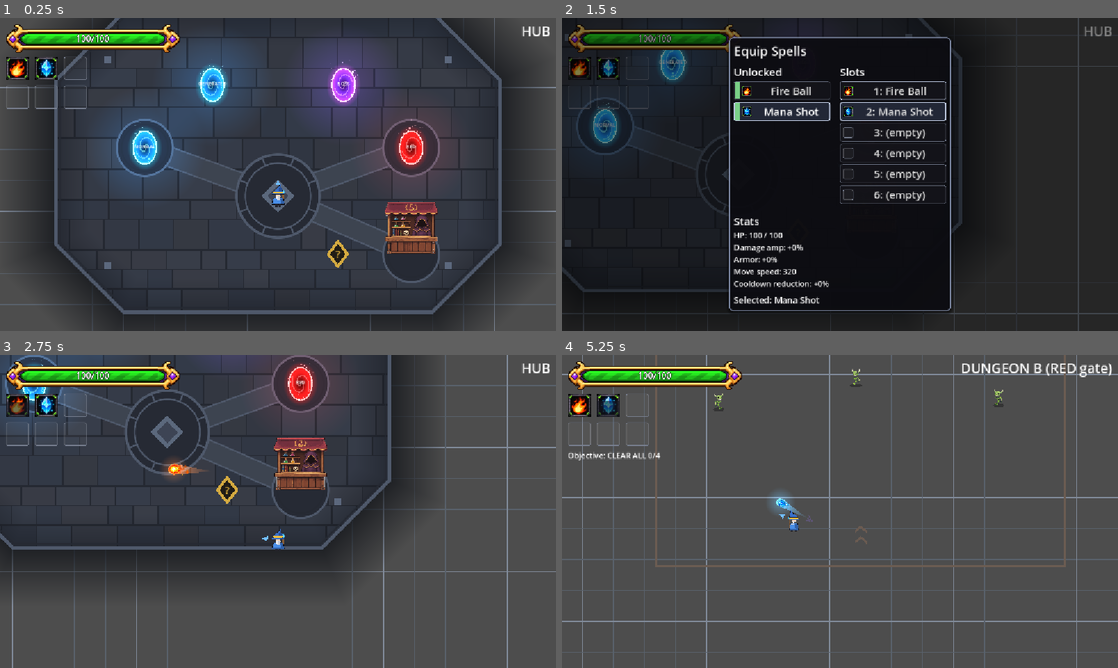
Above: before the commit, frames 1-4 (two rows, left to right).
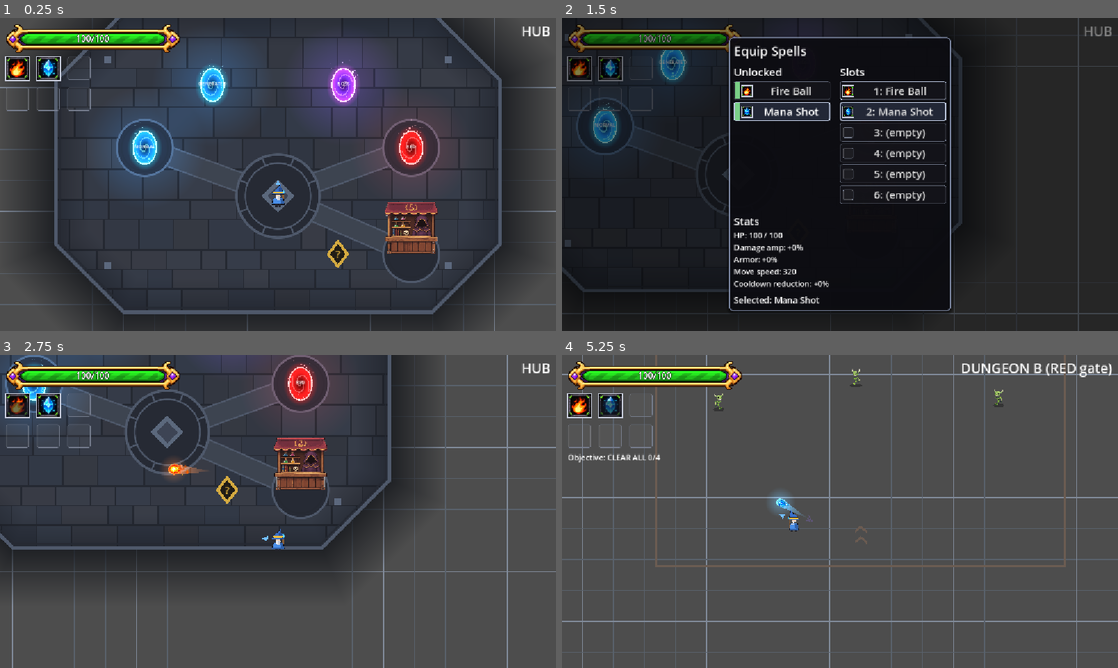
Above: after the commit, the same moments.

Repository: BestestGameStudio/gangU
Game: Godot game, scene res://scenes/main.tscn
The game is run twice, just before and just after one commit, with the same random seed, the same clock (stepped at 60 frames per second) and the same inputs.
Inputs (mouse positions are in pixels of both pictures, inside the frame that each line leads up to):
- Up to frame 1 (0.25 s): no input
- Up to frame 2 (1.5 s): tap Enter at 0.5 s; move the mouse to (962, 158) at 0.52 s; hold D (move_right) 0.53-1.25 s; hold Space (cast) 0.53-1.25 s; tap Tab (equip_panel) at 0.8 s; click "Mana Shot" at 1.25 s
- Up to frame 3 (2.75 s): move the mouse to (166, 527) at 2.02 s; hold S (move_down) from 2.03 s (still down); tap Tab (equip_panel) at 2.1 s; tap Space (cast) at 2.3 s
- Up to frame 4 (5.25 s): move the mouse to (895, 442) at 2.77 s; release S (move_down) at 2.78 s; hold D (move_right) 2.78-3.53 s; hold Space (cast) 2.78-3.53 s; tap Tab (equip_panel) at 3.05 s; move the mouse to (812, 574) at 3.52 s; hold W (move_up) 3.53-4.28 s; tap Shift (dash) at 3.6 s; tap Space (cast) at 3.8 s; move the mouse to (1006, 558) at 4.27 s; hold Tab (equip_panel) 4.28-5.03 s; hold A (move_left) from 4.28 s (still down); move the mouse to (673, 464) at 5.02 s; tap 2 (spell_slot_2) at 5.1 s

The runs differ from the first frame. In frame 1, 0.5% of the frame differs, in the area x 0-17%, y 12-30%; in frame 2, 0.5%; in frame 3, 0.5%; in frame 4, 0.7%, in the area x 0-18%, y 12-35%.

Commit message:
feat(ui): spell rank borders by upgrade tier (#255) (#309)
Code-drawn SpellRankBorder on SpellIcon: Base silver frame,
Specialization gold + corner studs, Mastery red double frame + diamond
studs, Signature purple + halo, corner brackets and top gem. Driven from
SpellProgress.get_tier on the HUD grid and Tab equip panel; shop and
directory stay unranked. HUD grid gap 12 -> 16 so Signature borders
don't touch. Adds test255_rank_borders.

Co-authored-by: claude[bot] <41898282+claude[bot]@users.noreply.github.com>
Co-authored-by: Colin Lin <22690560+l3n0ire@users.noreply.github.com>
Co-authored-by: Claude Opus 5.5 <noreply@anthropic.com>

Diff:
--- a/scenes/hud.tscn
+++ b/scenes/hud.tscn
@@ -44,8 +44,8 @@
 [node name="SpellGrid" type="GridContainer" parent="Root"]
 layout_mode = 2
 size_flags_horizontal = 0
-theme_override_constants/h_separation = 12
-theme_override_constants/v_separation = 12
+theme_override_constants/h_separation = 16
+theme_override_constants/v_separation = 16
 columns = 3
 
 [node name="ObjectiveLabel" type="Label" parent="Root"]
--- a/scripts/equip_panel.gd
+++ b/scripts/equip_panel.gd
@@ -86,6 +86,15 @@
 		3:
 			return " [G]"
 	return ""
+
+## #255: rank border tier for an owned spell (Base when the provider has no
+## tier accessor); empty slots show none.
+func _rank_tier(spell: Spell) -> int:
+	if spell == null:
+		return SpellRankBorder.NONE
+	if _upgrader != null and _upgrader.has_method(&"get_tier"):
+		return _upgrader.get_tier(spell)
+	return 0
 
 func _can_upgrade(spell: Spell) -> bool:
 	return spell != null and _upgrader != null and _upgrader.has_method(&"can_upgrade") and _upgrader.can_upgrade(spell)
@@ -269,6 +278,7 @@
 		var row_icon := _pin_icon(b, ROW_ICON_LEFT)
 		row_icon.show_spell(spell)
 		row_icon.set_upgrade_available(_can_upgrade(spell))
+		row_icon.set_rank_tier(_rank_tier(spell))
 		b.pressed.connect(func(): _on_spell_pressed(spell))
 		_unlocked_box.add_child(b)
 	var slots: Array = _caster.get_slots()
@@ -282,6 +292,7 @@
 		UiStyle.style_button(_slot_buttons[i], sborder, 4.0, SLOT_ICON_LEFT + UiStyle.ICON_SIZE + ICON_GAP, move_source)
 		_slot_icons[i].show_spell(occupant)
 		_slot_icons[i].set_upgrade_available(_can_upgrade(occupant))
+		_slot_icons[i].set_rank_tier(_rank_tier(occupant))
 	# Upgrade section: only when a provider is wired AND a spell is selected.
 	for c in _upgrade_box.get_children():
 		c.queue_free()
--- a/scripts/hud.gd
+++ b/scripts/hud.gd
@@ -19,7 +19,7 @@
 ##   Player: hp, max_hp, health_changed(current, max_hp), died().
 ##   SpellCaster: get_slots(), cooldown_remaining(spell), polled every frame.
 ##   Spell: cooldown.
-##   SpellProgress (discovered by name): can_upgrade(spell).
+##   SpellProgress (discovered by name): can_upgrade(spell), get_tier(spell).
 
 ## Set by the mounting scene. If unset, falls back to the "player" group.
 @export var player_path: NodePath
@@ -105,6 +105,16 @@
 			remaining = clampf(_caster.cooldown_remaining(spell) / total, 0.0, 1.0)
 		icon.set_cooldown_fraction(remaining)
 		icon.set_upgrade_available(_can_upgrade(spell))
+		icon.set_rank_tier(_rank_tier(spell))
+
+## #255: owned spells show their tier border (Base without a provider);
+## empty slots show none.
+func _rank_tier(spell: Spell) -> int:
+	if spell == null:
+		return SpellRankBorder.NONE
+	if is_instance_valid(_progress) and _progress.has_method("get_tier"):
+		return _progress.get_tier(spell)
+	return 0
 
 func _can_upgrade(spell: Spell) -> bool:
 	return spell != null and is_instance_valid(_progress) \
--- a/scripts/spell_icon.gd
+++ b/scripts/spell_icon.gd
@@ -15,6 +15,10 @@
 ##     upgrade_overlay = true (HUD and Tab panel). Those icons stay on the
 ##     "<prefix>_base" art; other surfaces keep the baked "<prefix>_upgraded"
 ##     frame for upgrade-result spells.
+## #255: set_rank_tier draws a SpellRankBorder (above every overlay) around
+## the icon in the owned spell's tier color/shape; NONE (default) hides it.
+## Only the HUD grid and the Tab panel drive it; shop and directory list
+## unowned spells and stay unranked.
 
 ## #257: a real spell with no art shows this sprite; a null spell (empty slot)
 ## keeps the empty UiStyle box.
@@ -27,6 +31,7 @@
 var _placeholder: Panel
 var _wipe: ColorRect
 var _chevron: TextureRect
+var _rank: SpellRankBorder
 var _upgrade_overlay: bool
 var _chevron_time := 0.0
 
@@ -63,10 +68,20 @@
 	_chevron.position.x = (side - chevron_side) * 0.5
 	_chevron.visible = false
 	add_child(_chevron)
+	_rank = SpellRankBorder.new()
+	add_child(_rank)
 
 func show_spell(spell: Spell) -> void:
 	texture = _base_texture(spell)
 	_placeholder.visible = texture == null
+
+## tier: 0..3 = Base/Specialization/Mastery/Signature; SpellRankBorder.NONE
+## (-1) hides the border.
+func set_rank_tier(tier: int) -> void:
+	_rank.set_tier(tier)
+
+func rank_tier() -> int:
+	return _rank.tier
 
 ## frac = remaining cooldown / total cooldown in [0, 1]: the wipe covers the
 ## bottom frac of the icon, so 1 is full coverage and 0 is gone.
--- /dev/null
+++ b/scripts/spell_rank_border.gd
@@ -0,0 +1,97 @@
+class_name SpellRankBorder
+extends Control
+## #255: code-drawn rank border around a SpellIcon. Color and shape follow the
+## owned spell's upgrade tier (SpellProgress.get_tier): every tier keeps the
+## tier below's shape and adds one element, so rank reads from shape alone.
+##   0 Base           silver  plain frame
+##   1 Specialization gold    + square corner studs
+##   2 Mastery        red     double frame (darker inner line) + diamond studs
+##   3 Signature      purple  + dark outer halo, L corner brackets, top gem
+## The frame sits just OUTSIDE the icon rect so it never covers the art's own
+## baked frame; studs/brackets reach a few px further (inside the row/grid
+## gaps). tier = NONE hides it (empty slots, shop, directory).
+
+const NONE := -1
+const MAX_TIER := 3
+
+var tier := NONE
+
+func _init() -> void:
+	name = "RankBorder"
+	mouse_filter = Control.MOUSE_FILTER_IGNORE
+	set_anchors_preset(Control.PRESET_FULL_RECT)
+	visible = false
+
+func set_tier(value: int) -> void:
+	var t := clampi(value, NONE, MAX_TIER)
+	if t == tier:
+		return
+	tier = t
+	visible = tier != NONE
+	queue_redraw()
+
+## Pixel unit: 1 px at the 22 px panel icons, 2 px at the 48 px HUD squares.
+func unit() -> float:
+	return maxf(1.0, roundf(minf(size.x, size.y) / 24.0))
+
+func color() -> Color:
+	return UiStyle.RANK_COLORS[tier] if tier != NONE else Color.TRANSPARENT
+
+## Outermost extent of the drawing past the icon rect, per side, in px.
+func overhang() -> float:
+	var u := unit()
+	match tier:
+		0:
+			return u
+		1:
+			return 1.5 * u
+		2:
+			return 2.5 * u
+		3:
+			return 3.0 * u
+	return 0.0
+
+func _draw() -> void:
+	if tier == NONE:
+		return
+	var u := unit()
+	var c := color()
+	var r := Rect2(Vector2.ZERO, size)
+	if tier >= 3:
+		_frame(r.grow(2.0 * u), u, UiStyle.RANK_HALO)
+	_frame(r.grow(u), u, c)
+	if tier >= 2:
+		_frame(r, u, c.darkened(0.45))
+	var corners := [r.position, Vector2(r.end.x, r.position.y), r.end, Vector2(r.position.x, r.end.y)]
+	if tier == 1:
+		for p: Vector2 in corners:
+			draw_rect(Rect2(p - Vector2(1.5, 1.5) * u, Vector2(3, 3) * u), c)
+	if tier >= 2:
+		for p: Vector2 in corners:
+			_diamond(p, 2.5 * u, c)
+	if tier >= 3:
+		var arm := roundf(minf(size.x, size.y) * 0.3)
+		var out := r.grow(3.0 * u) # bracket line rides the halo's outer edge
+		var dirs := [Vector2(1, 1), Vector2(-1, 1), Vector2(-1, -1), Vector2(1, -1)]
+		var outer := [out.position, Vector2(out.end.x, out.position.y), out.end, Vector2(out.position.x, out.end.y)]
+		for i in 4:
+			var p: Vector2 = outer[i]
+			var d: Vector2 = dirs[i]
+			# Horizontal and vertical arms, each u thick, pointing inward.
+			draw_rect(Rect2(p, Vector2(d.x * arm, d.y * u)).abs(), c)
+			draw_rect(Rect2(p, Vector2(d.x * u, d.y * arm)).abs(), c)
+		var gem := Vector2(r.get_center().x, r.position.y - u)
+		_diamond(gem, 2.0 * u, c.lightened(0.35))
+		_diamond(gem, 1.0 * u, Color.WHITE)
+
+## Square outline of thickness t whose OUTER edge is rect.
+func _frame(rect: Rect2, t: float, col: Color) -> void:
+	draw_rect(Rect2(rect.position, Vector2(rect.size.x, t)), col)
+	draw_rect(Rect2(Vector2(rect.position.x, rect.end.y - t), Vector2(rect.size.x, t)), col)
+	draw_rect(Rect2(Vector2(rect.position.x, rect.position.y + t), Vector2(t, rect.size.y - 2.0 * t)), col)
+	draw_rect(Rect2(Vector2(rect.end.x - t, rect.position.y + t), Vector2(t, rect.size.y - 2.0 * t)), col)
+
+func _diamond(center: Vector2, radius: float, col: Color) -> void:
+	draw_colored_polygon(PackedVector2Array([
+		center + Vector2(0, -radius), center + Vector2(radius, 0),
+		center + Vector2(0, radius), center + Vector2(-radius, 0)]), col)
--- /dev/null
+++ b/scripts/test255_rank_borders.gd
@@ -0,0 +1,132 @@
+extends SceneTree
+## #255 rank borders: every owned spell icon on the HUD grid and the Tab panel
+## carries a code-drawn border whose color/shape follows its
+## SpellProgress tier (Base silver, Specialization gold, Mastery red,
+## Signature purple). Empty slots, the shop and the spell directory show none;
+## the border draws above the wipe and chevron and fits the panel icon gap.
+
+const SIDE := 48.0
+
+var failures := 0
+
+func _check(ok: bool, label: String) -> void:
+	if ok:
+		print("[255] ", label, " -> PASS")
+	else:
+		failures += 1
+		print("[255] ", label, " -> FAIL")
+
+func _frames(n: int) -> void:
+	for i in n:
+		await process_frame
+
+func _border(icon: SpellIcon) -> SpellRankBorder:
+	return icon.get_node("RankBorder") as SpellRankBorder
+
+func _initialize() -> void:
+	root.size = Vector2i(1152, 648)
+
+	# A. Palette and per-tier shape on a free icon.
+	_check(UiStyle.RANK_COLORS.size() == 4, "four rank colors")
+	var silver: Color = UiStyle.RANK_COLORS[0]
+	var gold: Color = UiStyle.RANK_COLORS[1]
+	var red: Color = UiStyle.RANK_COLORS[2]
+	var purple: Color = UiStyle.RANK_COLORS[3]
+	_check(absf(silver.r - silver.b) < 0.1 and silver.v > 0.7 and silver.s < 0.15, "Base is silver (light, desaturated)")
+	_check(gold.r > gold.g and gold.g > gold.b and gold.s > 0.6, "Specialization is gold")
+	_check(red.r > 0.7 and red.g < 0.3 and red.b < 0.3, "Mastery is red")
+	_check(purple.b > purple.g and purple.r > purple.g and purple.s > 0.5, "Signature is purple")
+
+	var free := SpellIcon.new(SIDE, true)
+	root.add_child(free)
+	await process_frame
+	var fb := _border(free)
+	_check(fb != null and not fb.visible and free.rank_tier() == SpellRankBorder.NONE, "default icon has no rank border")
+	_check(fb.get_index() > free.get_node("UpgradeChevron").get_index() and fb.get_index() > free.get_node("CooldownWipe").get_index(), "border draws above wipe and chevron")
+	_check(fb.mouse_filter == Control.MOUSE_FILTER_IGNORE, "border ignores the mouse")
+	var last_overhang := 0.0
+	for t in 4:
+		free.set_rank_tier(t)
+		_check(fb.visible and fb.tier == t and fb.color() == UiStyle.RANK_COLORS[t], "tier %d shows its color" % t)
+		_check(fb.overhang() > last_overhang, "tier %d is bigger/fancier than the tier below (%.0f px)" % [t, fb.overhang()])
+		last_overhang = fb.overhang()
+	_check(is_equal_approx(fb.unit(), 2.0), "HUD squares use a 2 px unit")
+	free.set_rank_tier(9)
+	_check(fb.tier == 3, "tiers above Signature clamp to Signature")
+	free.set_rank_tier(SpellRankBorder.NONE)
+	_check(not fb.visible, "NONE hides the border")
+	free.free()
+
+	var small := SpellIcon.new()
+	root.add_child(small)
+	await process_frame
+	small.set_rank_tier(3)
+	_check(is_equal_approx(_border(small).unit(), 1.0), "22 px icons use a 1 px unit")
+	_check(_border(small).overhang() <= EquipPanel.ICON_GAP, "Signature fits within the panel icon gap (%.0f <= %.0f)" % [_border(small).overhang(), EquipPanel.ICON_GAP])
+	small.free()
+
+	# B. Production wiring.
+	var main: Node = (load("res://scenes/main.tscn") as PackedScene).instantiate()
+	root.add_child(main)
+	current_scene = main
+	await _frames(30) # past the HUD's provider discovery
+	var hud: HUD = main.get_node("HUD")
+	var caster: SpellCaster = main.get_node("Player/SpellCaster")
+	var progress: SpellProgress = main.get_node("SpellProgress")
+	var equip: EquipPanel = main.get_node("EquipPanel")
+	var fire: Spell = load("res://resources/spells/fire_ball.tres")
+	var grid := hud.get_node("Root/SpellGrid") as GridContainer
+	var squares: Array = grid.get_children()
+	var hud_overhang := 3.0 * 2.0 # Signature at the 2 px HUD unit
+	_check(grid.get_theme_constant("h_separation") > 2.0 * hud_overhang and grid.get_theme_constant("v_separation") > 2.0 * hud_overhang,
+		"HUD grid gaps keep neighbouring Signature borders apart")
+	_check(hud.get_node("Root").get_theme_constant("separation") > hud_overhang, "Signature gem clears the HP bar")
+	_check(squares[0].rank_tier() == 0 and squares[1].rank_tier() == 0, "HUD starters show the Base (silver) border")
+	var empties_bare := true
+	for i in range(2, 6):
+		empties_bare = empties_bare and squares[i].rank_tier() == SpellRankBorder.NONE and not _border(squares[i]).visible
+	_check(empties_bare, "HUD empty slots show no border")
+
+	# A real upgrade: the result spell takes the slot and shows Specialization.
+	for i in 10:
+		caster.spell_cast.emit(fire)
+	_check(progress.apply_upgrade(fire, progress.get_upgrade_paths(fire)[0].id), "setup: apply fire's first upgrade")
+	await _frames(2)
+	var spec: Spell = caster.get_slots()[0]
+	_check(spec != fire and progress.get_tier(spec) == 1, "setup: slot 1 holds the tier-1 result")
+	_check(squares[0].rank_tier() == 1, "HUD slot 1 shows the Specialization (gold) border")
+	caster._cooldowns[spec] = 1000.0
+	await _frames(2)
+	_check(squares[0].get_node("CooldownWipe").visible and _border(squares[0]).visible, "border stays visible during a cooldown wipe")
+	caster._cooldowns[spec] = 0.0
+
+	# Higher tiers through the same accessor.
+	progress._tiers[spec] = 2
+	await _frames(2)
+	_check(squares[0].rank_tier() == 2, "HUD follows Mastery (red)")
+	progress._tiers[spec] = 3
+	await _frames(2)
+	_check(squares[0].rank_tier() == 3, "HUD follows Signature (purple)")
+
+	# Tab panel: rows and slots match the HUD; empty slots stay bare.
+	equip.show_panel()
+	await _frames(2)
+	_check(equip._slot_icons[0].rank_tier() == 3, "Tab slot 1 shows Signature")
+	_check(equip._slot_icons[1].rank_tier() == 0, "Tab slot 2 shows Base")
+	_check(equip._slot_icons[2].rank_tier() == SpellRankBorder.NONE, "Tab empty slot shows none")
+	var row_tiers := {}
+	for c in equip._unlocked_box.get_children():
+		if c is Button:
+			var icons: Array = c.find_children("SpellIcon", "TextureRect", true, false)
+			row_tiers[c.text] = icons[0].rank_tier()
+	_check(row_tiers.get(spec.spell_name) == 3, "Tab row for the upgraded spell shows Signature (got %s)" % str(row_tiers))
+	_check(row_tiers.get("Mana Shot") == 0, "Tab row for Mana Shot shows Base")
+	equip.hide_panel()
+
+	# Unowned-spell surfaces never drive a rank.
+	for path in ["res://scripts/shop_panel.gd", "res://scripts/spell_directory_panel.gd"]:
+		var src := FileAccess.get_file_as_string(path)
+		_check(src.find("set_rank_tier") == -1, "%s shows no rank border" % path.get_file())
+
+	print("[255] RESULT: ", "ALL PASS" if failures == 0 else "FAIL (%d)" % failures)
+	quit(1 if failures > 0 else 0)
--- a/scripts/ui_style.gd
+++ b/scripts/ui_style.gd
@@ -32,6 +32,17 @@
 const ICON_PLACEHOLDER_BG := Color(1.0, 1.0, 1.0, 0.04)
 ## #278: translucent so the spell icon stays visible beneath the wipe.
 const COOLDOWN_WIPE := Color(0.08, 0.09, 0.13, 0.6)
+## #255 rank border palette, indexed by SpellProgress tier: Base silver,
+## Specialization gold, Mastery red, Signature purple (Daniel's mapping,
+## accepted by Mitra 2026-11-08). Shapes live in SpellRankBorder.
+const RANK_COLORS: Array[Color] = [
+	Color(0.78, 0.8, 0.86, 1.0),
+	Color(0.96, 0.77, 0.24, 1.0),
+	Color(0.88, 0.2, 0.2, 1.0),
+	Color(0.68, 0.36, 0.96, 1.0),
+]
+## Dark outer halo behind the Signature frame.
+const RANK_HALO := Color(0.12, 0.03, 0.2, 0.9)
 
 ## Outer plate of a panel: thick border, rounded corners, soft drop shadow.
 static func panel(bg: Color = PANEL_BG) -> StyleBoxFlat:
Not shown, added: scripts/spell_rank_border.gd.uid
Not shown, added: scripts/test255_rank_borders.gd.uid
